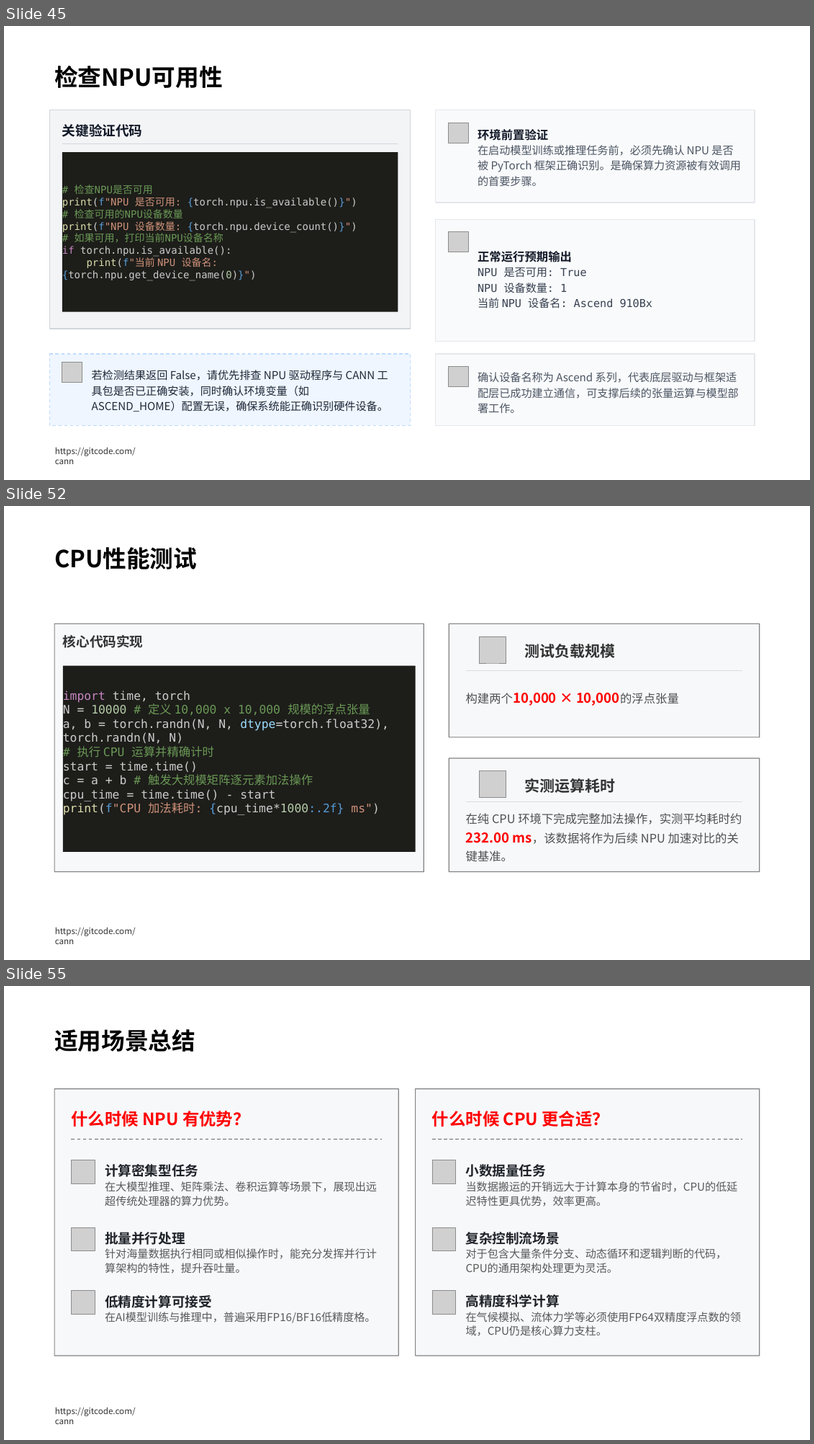
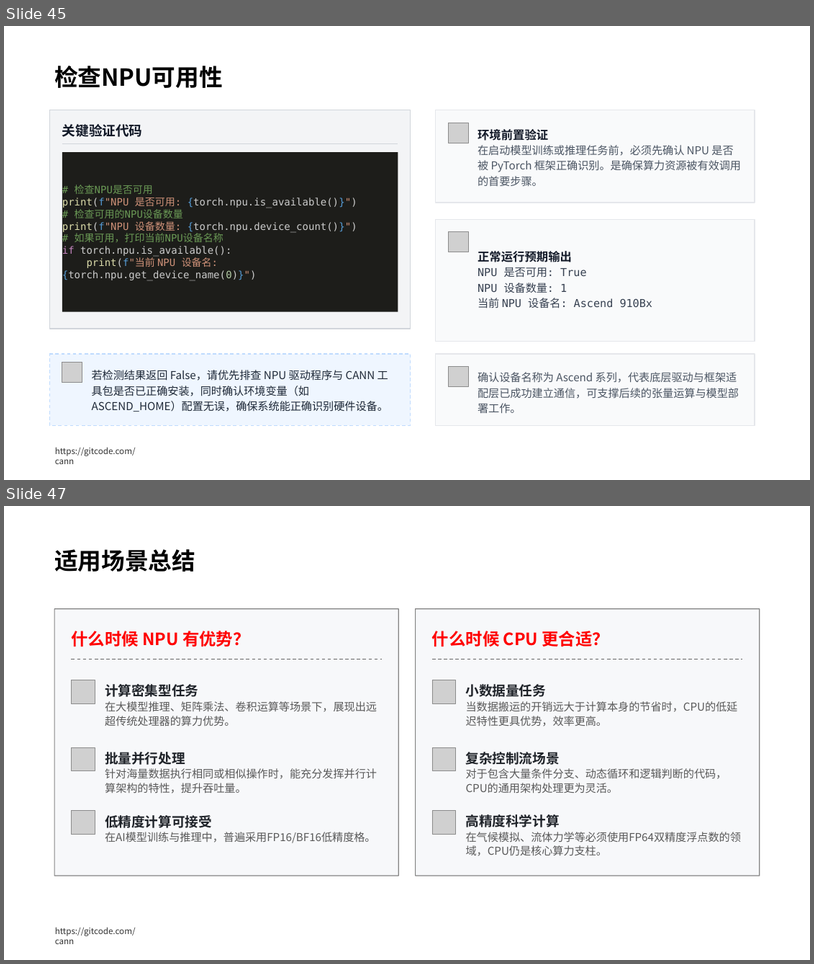
Before and after one commit to hicann/cann-learning-hub, a slide deck: quick_start/cann_basics/slides/artificial_intelligence_basics.pptx. Shown one above the other, each under a label of ours: slides 45, 52 and 55 before the commit, slides 45 and 47 after it; the slides between them are not shown. The pictures are 814x1444 and 814x964 pixels, drawn with LibreOffice and Linux fonts; fonts in the diff are those of the drawing; grey boxes stand for pictures; background and template pictures are left out. Boxes give left, top, right and bottom in pixels: in the first picture for what was removed or moved away, otherwise in the second. Text is boxed around its words. In the diff, an @@ line names an element or a change of style, - is before the commit and + after.

```diff
--- a/quick_start/cann_basics/slides/artificial_intelligence_basics.pptx
+++ b/quick_start/cann_basics/slides/artificial_intelligence_basics.pptx
@@ slide 52 removed at [4, 506, 810, 960], background #FFFFFF; not listed: 1 template element that a slide beside it also shows @@
@@ text removed at [54, 547, 197, 569] @@
-CPU性能测试
@@ rounded rectangle removed at [55, 623, 424, 871] @@
@@ text removed at [63, 635, 144, 648] @@
-核心代码实现
@@ rounded rectangle removed at [449, 623, 759, 737] @@
@@ picture removed at [480, 636, 507, 662] @@
@@ text removed at [525, 644, 615, 658] @@
-测试负载规模
@@ rectangle removed at [62, 666, 415, 851] @@
-import time, torch
-N = 10000 # 定义 10,000 x 10,000 规模的浮点张量
-a, b = torch.randn(N, N, dtype=torch.float32), torch.randn(N, N)
-# 执行 CPU 运算并精确计时
-start = time.time()
-c = a + b # 触发大规模矩阵逐元素加法操作
-cpu_time = time.time() - start
-print(f"CPU 加法耗时: {cpu_time*1000:.2f} ms")
@@ line removed from (466, 670) to (743, 670) @@
@@ text removed at [466, 692, 620, 705] @@
-构建两个10,000 × 10,000的浮点张量
@@ rounded rectangle removed at [449, 758, 759, 872] @@
@@ picture removed at [480, 771, 507, 798] @@
@@ text removed at [525, 778, 615, 793] @@
-实测运算耗时
@@ line removed from (466, 802) to (743, 802) @@
@@ text removed at [466, 813, 742, 862] @@
-在纯 CPU 环境下完成完整加法操作，实测平均耗时约232.00 ms，该数据将作为后续 NPU 加速对比的关键基准。
@@ what was slide 55 is now slide 47 @@
```
Also in this commit, not shown: 7 slides changed, 1 slide added, 8 other slides removed, 6 other files.
